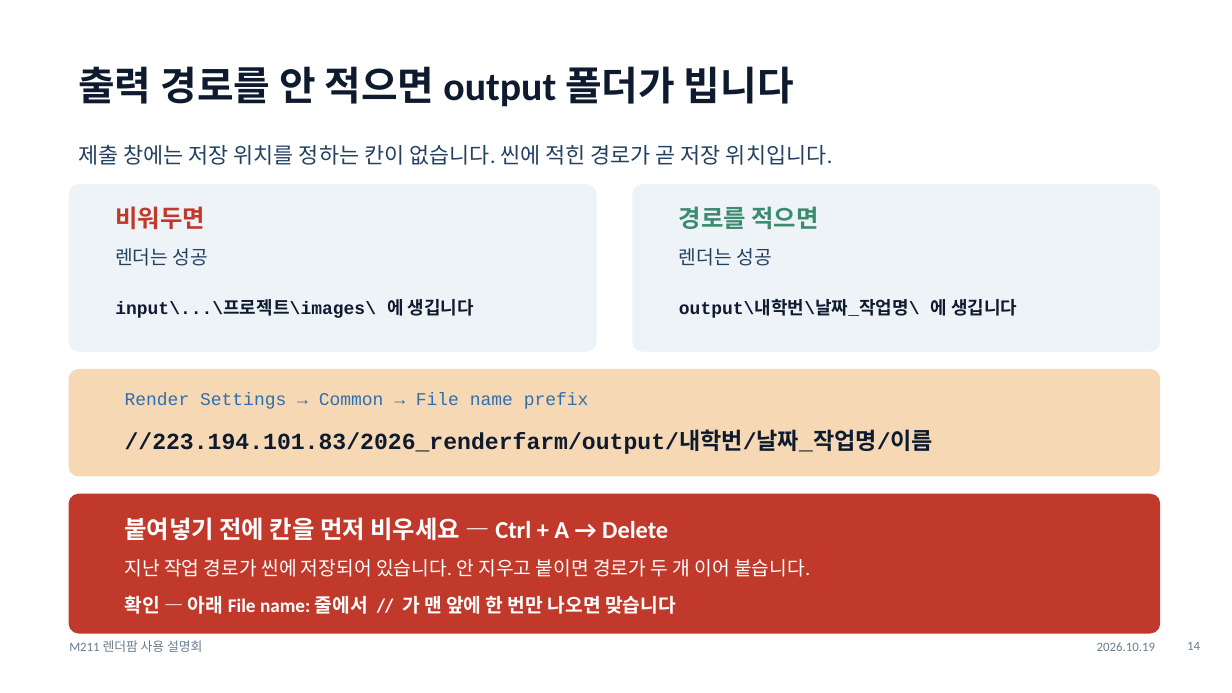
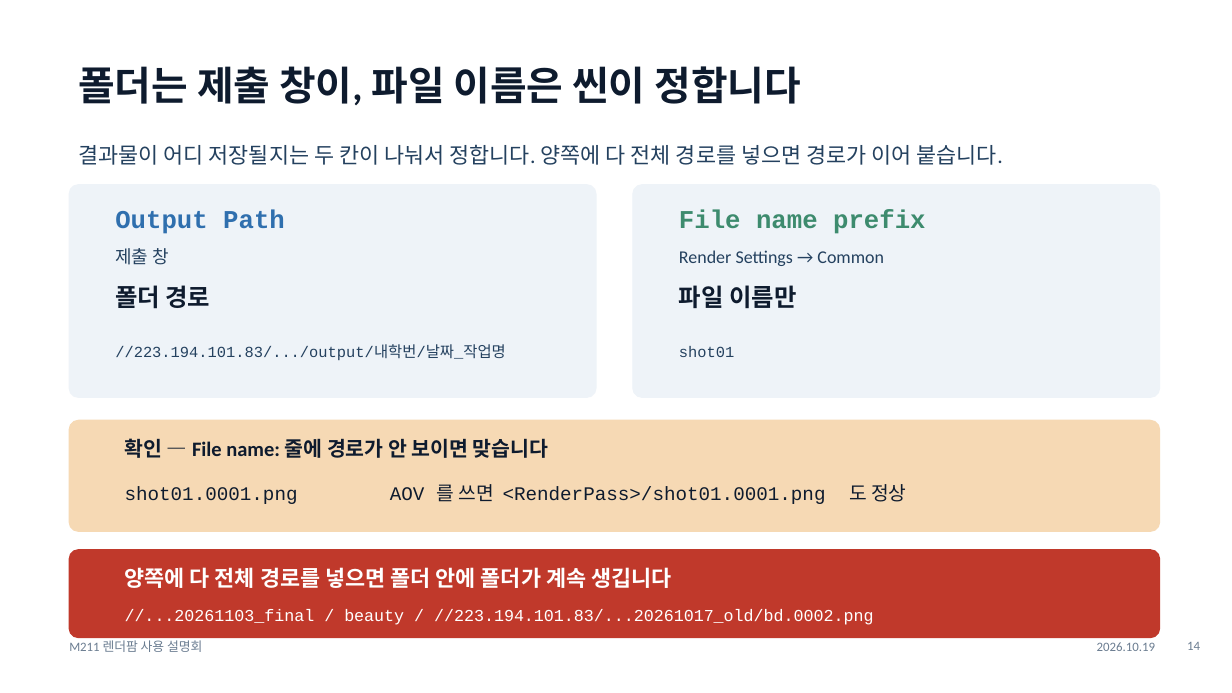
Before and after one commit to SANGBIN-LEE2/PRFS2.0, a slide deck: slide 14 of docs/pdf/M211_렌더팜_설명회.pptx. Drawn at 1232x693 pixels with LibreOffice and Linux fonts; fonts in the diff are those of the drawing. Boxes give left, top, right and bottom in pixels: in the first picture for what was removed or moved away, otherwise in the second. Text is boxed around its words. In the diff, an @@ line names an element or a change of style, - is before the commit and + after.

```diff
--- a/docs/pdf/M211_렌더팜_설명회.pptx
+++ b/docs/pdf/M211_렌더팜_설명회.pptx
@@ text at box(78, 66, 801, 105): text changed @@
-출력 경로를 안 적으면 output 폴더가 빕니다
+폴더는 제출 창이, 파일 이름은 씬이 정합니다
@@ text at box(78, 144, 1003, 165): text changed @@
-제출 창에는 저장 위치를 정하는 칸이 없습니다. 씬에 적힌 경로가 곧 저장 위치입니다.
+결과물이 어디 저장될지는 두 칸이 나눠서 정합니다. 양쪽에 다 전체 경로를 넣으면 경로가 이어 붙습니다.
@@ rounded rectangle: place and size @@
-rounded rectangle at box(69, 185, 596, 351)
+rounded rectangle at box(69, 185, 596, 397)
@@ text at box(115, 209, 285, 234): text changed; size 19 to 20 pt; font Calibri to Courier New; text colour #C0392B to #2F6FAE @@
-비워두면
+Output Path
@@ rounded rectangle: place and size @@
-rounded rectangle at box(633, 185, 1160, 351)
+rounded rectangle at box(633, 185, 1160, 397)
@@ text at box(679, 209, 925, 234): text changed; size 15 to 20 pt; font Calibri to Courier New; text colour #24415F to #3D8B6E; bold on @@
-렌더는 성공
+File name prefix
@@ text removed at box(679, 206, 819, 229) @@
-경로를 적으면
@@ text at box(115, 248, 169, 265): text changed; size 15 to 14 pt @@
-렌더는 성공
+제출 창
@@ text at box(679, 250, 884, 266): text changed; font Courier New to Calibri; text colour #0E1B2E to #24415F; bold off @@
-output\내학번\날짜_작업명\ 에 생깁니다
+Render Settings → Common
@@ text at box(115, 285, 211, 309): text changed; size 14 to 19 pt; font Courier New to Calibri @@
-input\...\프로젝트\images\ 에 생깁니다
+폴더 경로
@@ text added at box(679, 285, 796, 309), 19 pt, text #0E1B2E, bold @@
+파일 이름만
@@ text at box(115, 345, 506, 360): text changed; size 18 to 12 pt; text colour #0E1B2E to #24415F; bold off @@
-//223.194.101.83/2026_renderfarm/output/내학번/날짜_작업명/이름
+//223.194.101.83/.../output/내학번/날짜_작업명
@@ text added at box(679, 346, 734, 357), 12 pt, text #24415F @@
+shot01
@@ text removed at box(125, 392, 589, 409) @@
-Render Settings → Common → File name prefix
@@ proportions changed in 4 elements at box(69, 185, 596, 397), box(633, 185, 1160, 397), box(69, 550, 1160, 638), box(69, 421, 1160, 531) @@
@@ rounded rectangle: place and size @@
-rounded rectangle at box(69, 370, 1160, 476)
+rounded rectangle at box(69, 421, 1160, 531)
@@ text added at box(125, 438, 548, 458), 16 pt, text #0E1B2E, bold @@
+확인 — File name: 줄에 경로가 안 보이면 맞습니다
@@ text at box(125, 484, 906, 504): text changed; size 19 to 15 pt; font Calibri to Courier New; text colour #FFFFFF to #0E1B2E; bold off @@
-붙여넣기 전에 칸을 먼저 비우세요 — Ctrl + A → Delete
+shot01.0001.png AOV 를 쓰면 <RenderPass>/shot01.0001.png 도 정상
@@ rounded rectangle: place and size @@
-rounded rectangle at box(69, 494, 1160, 633)
+rounded rectangle at box(69, 550, 1160, 638)
@@ text at box(125, 567, 671, 588): text changed; size 15 to 17 pt @@
-확인 — 아래 File name: 줄에서 // 가 맨 앞에 한 번만 나오면 맞습니다
+양쪽에 다 전체 경로를 넣으면 폴더 안에 폴더가 계속 생깁니다
@@ text removed at box(125, 559, 810, 577) @@
-지난 작업 경로가 씬에 저장되어 있습니다. 안 지우고 붙이면 경로가 두 개 이어 붙습니다.
@@ text added at box(125, 609, 873, 625), 13 pt, text #FFFFFF @@
+//...20261103_final / beauty / //223.194.101.83/...20261017_old/bd.0002.png
```
Also in this commit, not shown: 1 other slide changed, 22 other files.
